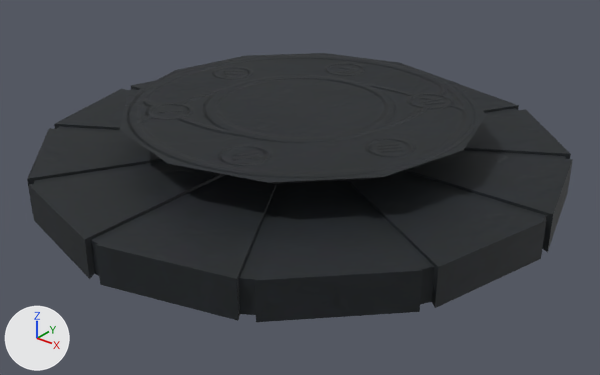
The Blender file models/blender/checkpoint.blend, before and after one commit.
One viewpoint serves both versions: a camera (50 mm lens) standing at (3.15, -3.97, 2.35) and looking at (0.07, -0.11, -0.05). The axes (+X, +Y, +Z) are drawn at lower left. The lights are the same throughout.

Objects in the first picture: 'hoarder-col'.
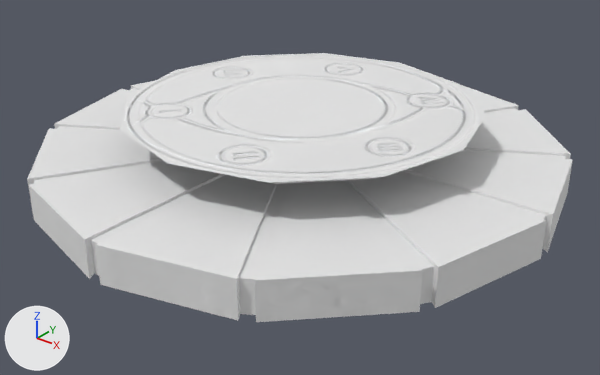
What changed in the scene script:
```text
Add img_emissive_jpg:
    img_emissive_jpg = load_image('Emissive.jpg', '../../textures/checkpoint/Emissive.jpg', 512, 512, 'sRGB')
Change mat_material:
    where n1 = _N.new('ShaderNodeBsdfPrincipled'); n1.name = 'Principled BSDF'
    remove n2 = _N.new('ShaderNodeTexImage'); n2.name = 'Image Texture'
    remove n2.image = img_color_png
    add n1.inputs[28].default_value = 1.0  # 'Emission Strength'
    add n5 = _N.new('ShaderNodeTexImage'); n5.name = 'Image Texture.003'
    add n5.image = img_emissive_jpg
    remove _L.new(n2.outputs[0], n1.inputs[0])  # 'Color' to 'Base Color'
    add _L.new(n5.outputs[0], n1.inputs[27])  # 'Color' to 'Emission Color'
```

Where the change shows, as pixel boxes [x1, y1, x2, y2] in the pictures (600 x 375 px):
'hoarder-col', surface changed (black to white): [27, 53, 573, 322] in both
